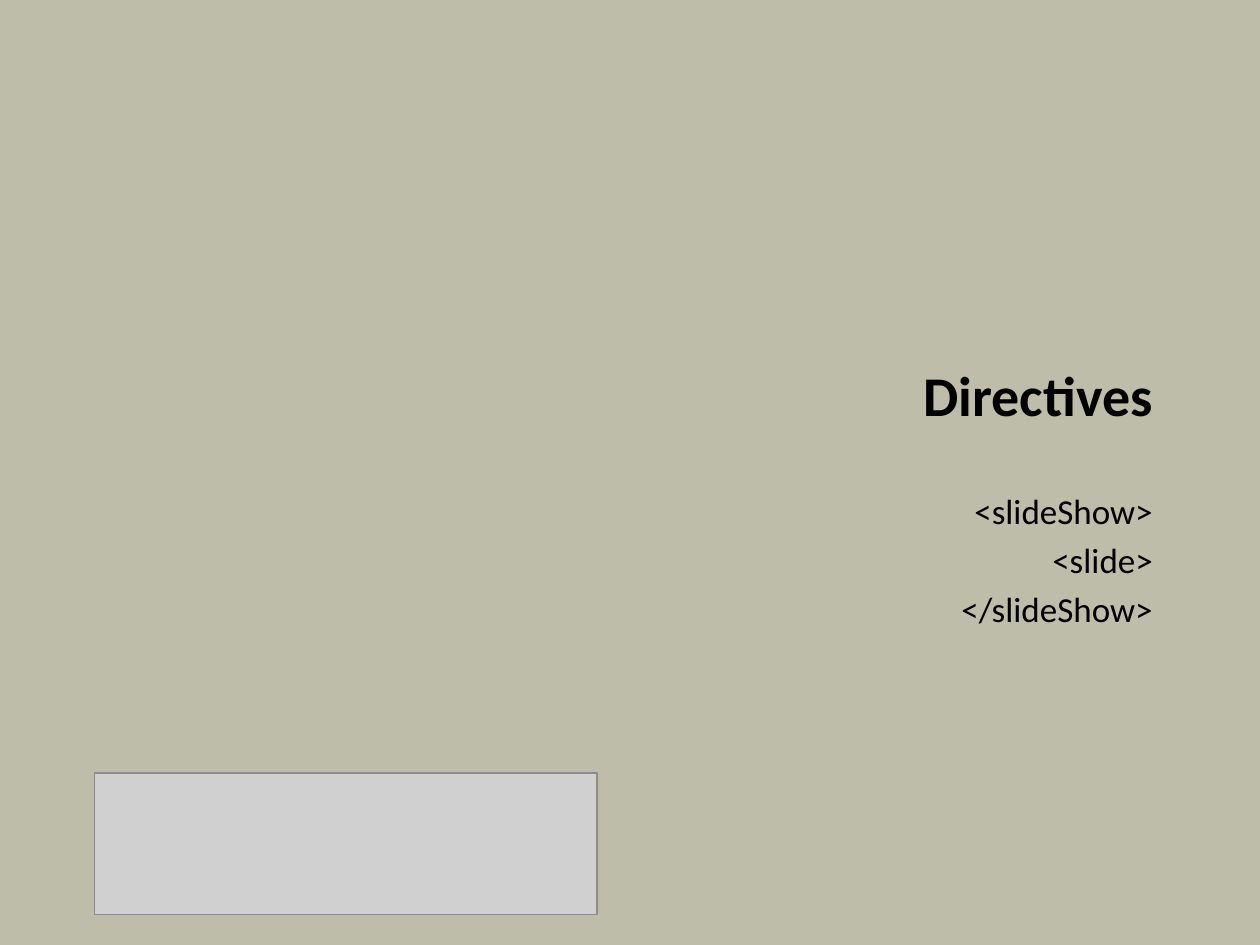
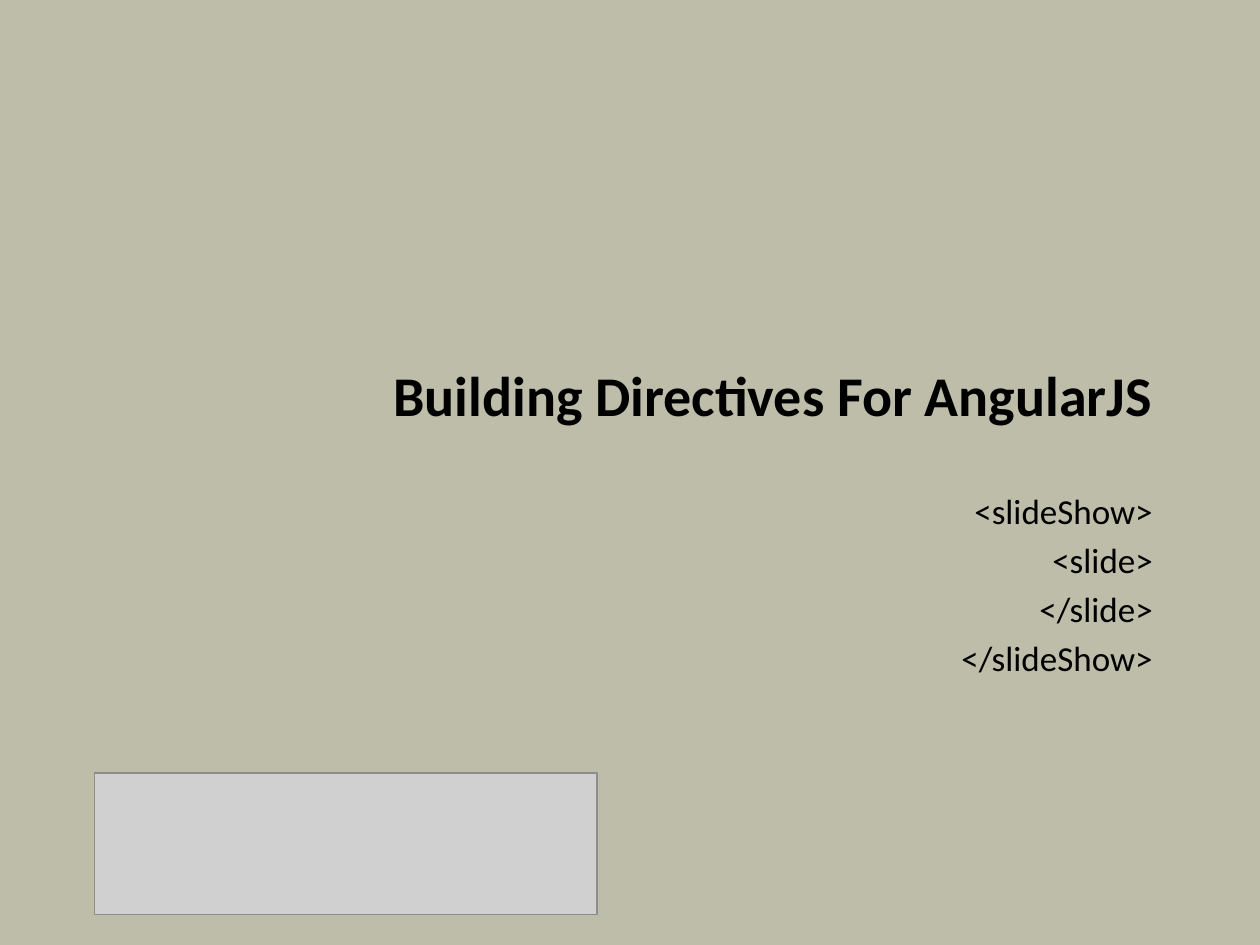
Before and after one commit to OdeToCode/classes, a slide deck: slide 1 of angularjs/slides/05_Directives.pptx. Drawn at 1260x945 pixels with LibreOffice and Linux fonts; fonts in the diff are those of the drawing; grey boxes stand for pictures; background and template pictures are left out. Boxes give left, top, right and bottom in pixels: in the first picture for what was removed or moved away, otherwise in the second. Text is boxed around its words. In the diff, an @@ line names an element or a change of style, - is before the commit and + after.

```diff
--- a/angularjs/slides/05_Directives.pptx
+++ b/angularjs/slides/05_Directives.pptx
@@ title at (393,376,1152,426): text changed @@
-Directives
+Building Directives For AngularJS
@@ subtitle at (1039,597,1152,624): paragraph added @@
+</slide>
```
Also in this commit, not shown: 1 other slide changed, 21 slides added, 12 slides removed, 9 other files.
